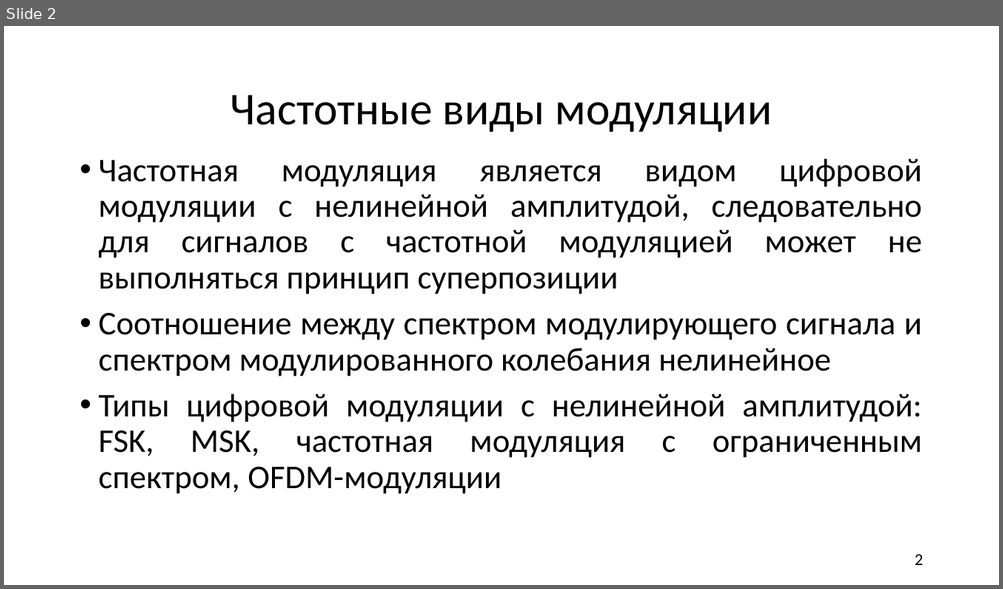
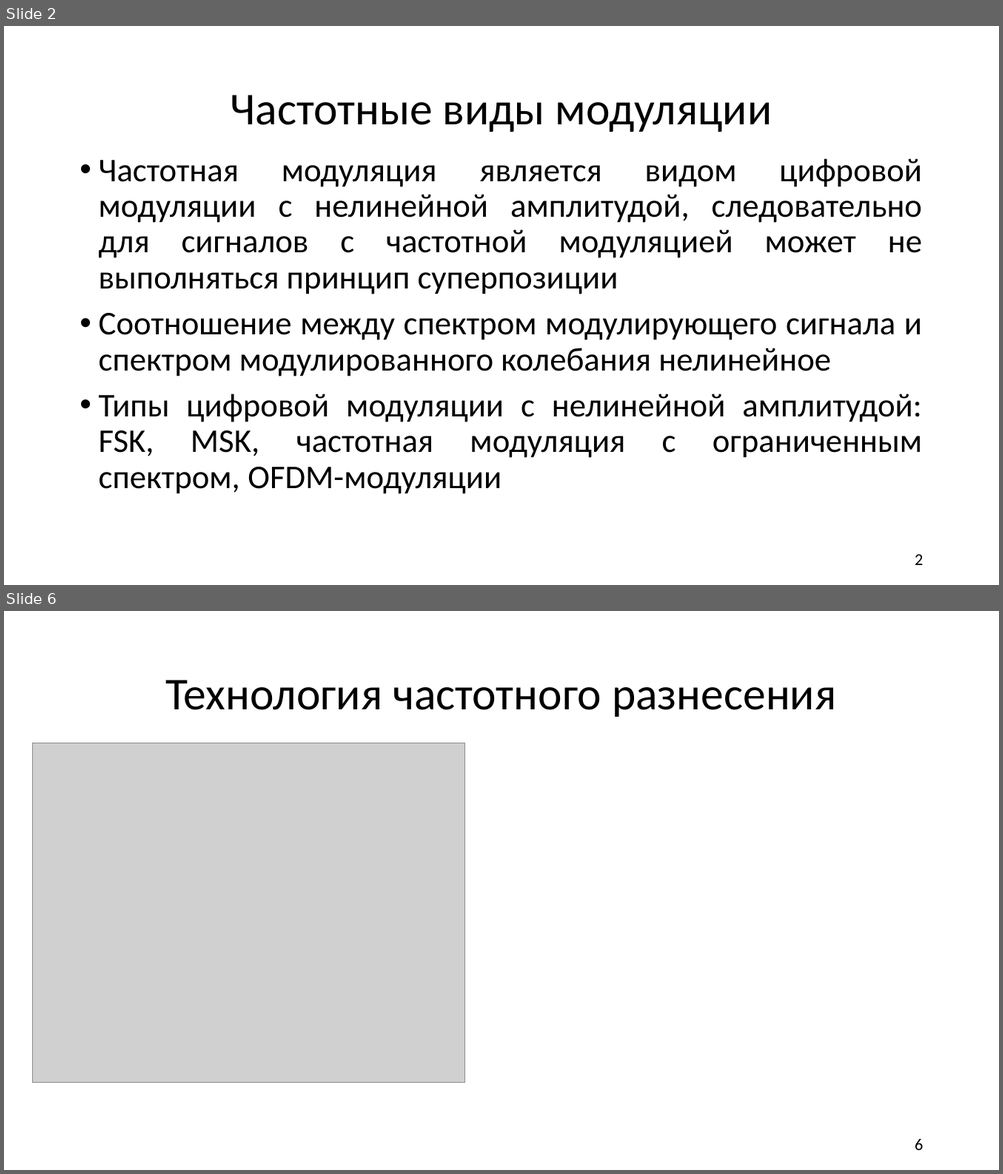
Before and after one commit to liveinscarlet/Study, a slide deck: Аверина/Нелинейная цифровая модуляция.pptx. Shown one above the other, each under a label of ours: slide 2 before the commit, slides 2 and 6 after it; the slides between them are not shown. The pictures are 1003x589 and 1003x1174 pixels, drawn with LibreOffice and Linux fonts; fonts in the diff are those of the drawing; grey boxes stand for pictures. Boxes give left, top, right and bottom in pixels: in the first picture for what was removed or moved away, otherwise in the second. Text is boxed around its words. In the diff, an @@ line names an element or a change of style, - is before the commit and + after.

```diff
--- a/Аверина/Нелинейная цифровая модуляция.pptx
+++ b/Аверина/Нелинейная цифровая модуляция.pptx
@@ slide 6 added at bbox=[4, 611, 999, 1170], background #FFFFFF @@
@@ title added at bbox=[165, 680, 836, 717], 44 pt, text #000000 @@
+Технология частотного разнесения
@@ picture added at bbox=[32, 743, 465, 1083] @@
@@ page number added at bbox=[914, 1139, 922, 1150], 16 pt, text #000000 @@
+6
```
Also in this commit, not shown: 2 slides changed, 5 other slides added.
